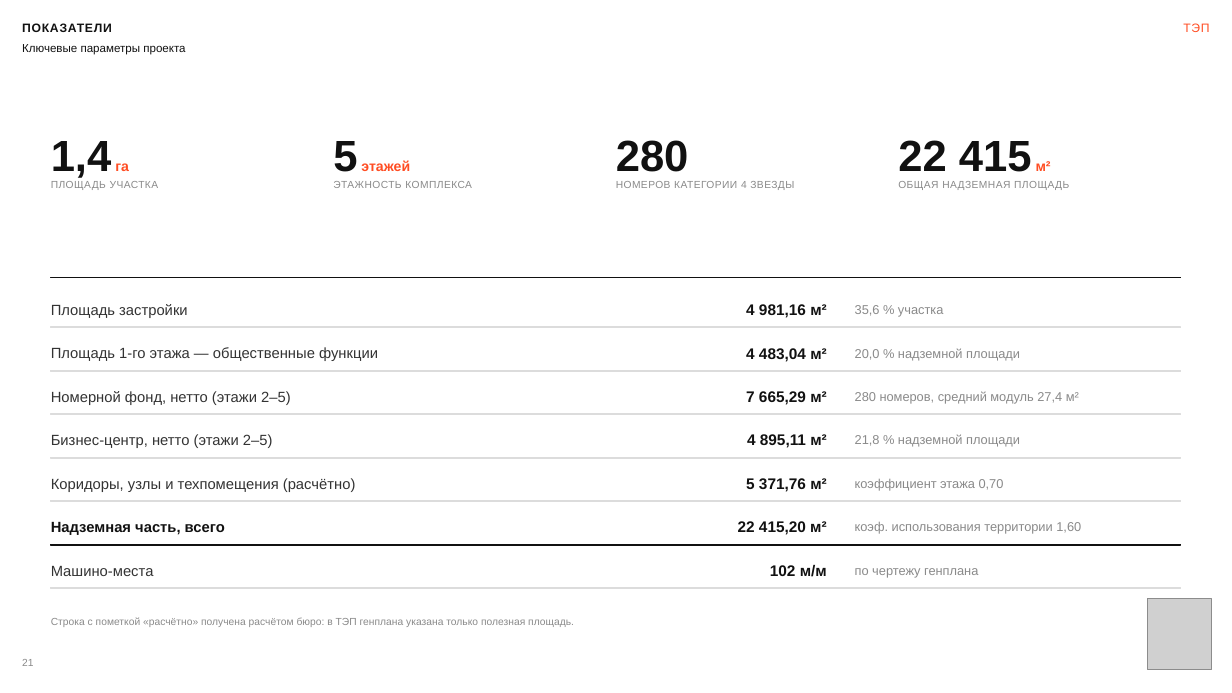
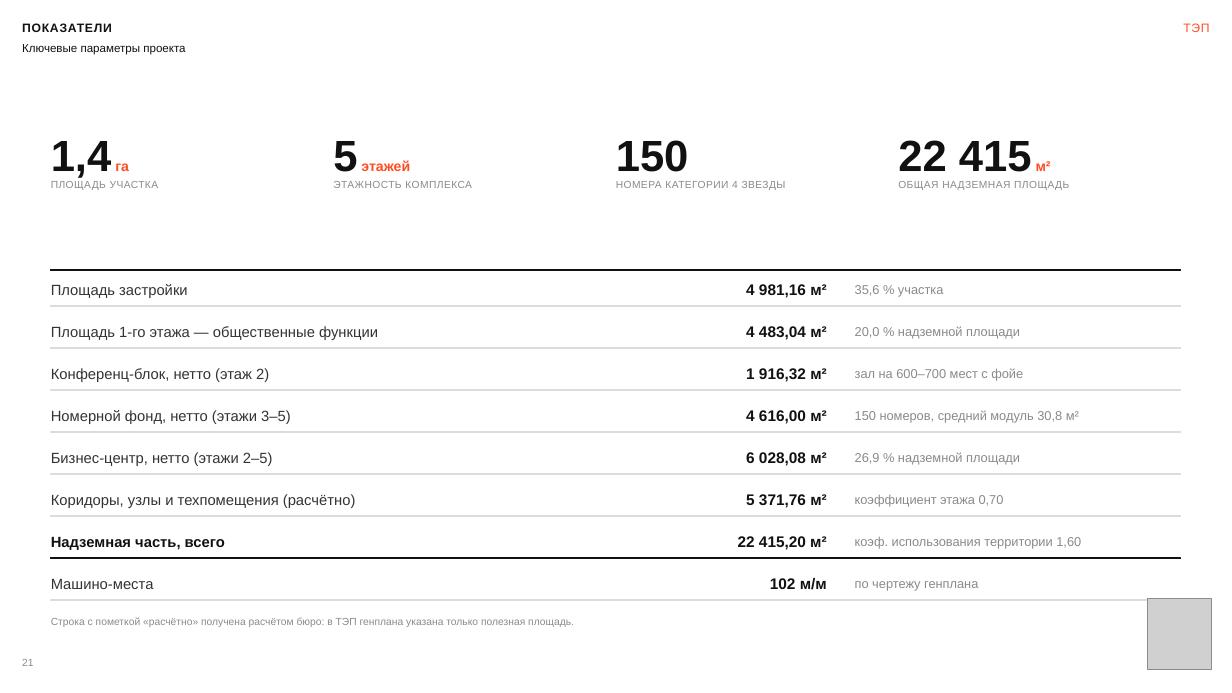
Before and after one commit to kzmeir/most, a slide deck: slide 21 of presentations/aurora-hotel/MOST_Bukhtarminskaya.pptx. Drawn at 1232x693 pixels with LibreOffice and Linux fonts; fonts in the diff are those of the drawing; grey boxes stand for pictures. Boxes give left, top, right and bottom in pixels: in the first picture for what was removed or moved away, otherwise in the second. Text is boxed around its words. In the diff, an @@ line names an element or a change of style, - is before the commit and + after.

```diff
--- a/presentations/aurora-hotel/MOST_Bukhtarminskaya.pptx
+++ b/presentations/aurora-hotel/MOST_Bukhtarminskaya.pptx
@@ text at (616, 140, 689, 172): text changed @@
-280
+150
@@ text at (616, 181, 786, 190): text changed @@
-НОМЕРОВ КАТЕГОРИИ 4 ЗВЕЗДЫ
+НОМЕРА КАТЕГОРИИ 4 ЗВЕЗДЫ
@@ rectangle: place and size @@
-rectangle at (51, 277, 1181, 278)
+rectangle at (51, 270, 1181, 271)
@@ 6 texts, 1 rectangle: place and size @@
-6 texts, 1 rectangle at (51, 304, 1181, 362)
+6 texts, 1 rectangle at (51, 284, 1181, 340)
@@ text at (51, 368, 269, 382): text changed @@
-Номерной фонд, нетто (этажи 2–5)
+Конференц-блок, нетто (этаж 2)
@@ text at (746, 368, 826, 382): text changed @@
-7 665,29 м²
+1 916,32 м²
@@ text at (855, 368, 1023, 381): text changed @@
-280 номеров, средний модуль 27,4 м²
+зал на 600–700 мест с фойе
@@ text added at (51, 410, 291, 424), 11.5 pt, text #333333 @@
+Номерной фонд, нетто (этажи 3–5)
@@ text at (746, 410, 826, 424): text changed @@
-4 895,11 м²
+4 616,00 м²
@@ text at (855, 410, 1079, 423): text changed @@
-21,8 % надземной площади
+150 номеров, средний модуль 30,8 м²
@@ text "Бизнес-центр, нетто (этажи 2–5)": place and size @@
-text "Бизнес-центр, нетто (этажи 2–5)" at (51, 434, 273, 448)
+text "Бизнес-центр, нетто (этажи 2–5)" at (51, 452, 273, 466)
@@ 4 rectangles: place and size @@
-4 rectangles at (51, 371, 1181, 502)
+4 rectangles at (51, 348, 1181, 475)
@@ text added at (746, 452, 826, 466), 12 pt, text #111111, bold @@
+6 028,08 м²
@@ text added at (855, 452, 1020, 465), 10 pt, text #8A8A8A @@
+26,9 % надземной площади
@@ 9 texts: place and size @@
-9 texts at (51, 478, 1081, 578)
+9 texts at (51, 494, 1081, 591)
@@ rectangle: place and size @@
-rectangle at (51, 544, 1181, 545)
+rectangle at (51, 516, 1181, 517)
@@ rectangle at (51, 516, 1181, 517): fill #111111 to #DCDCDC; outline #111111 1 pt to #DCDCDC 1 pt @@
@@ rectangle: place and size @@
-rectangle at (51, 588, 1181, 589)
+rectangle at (51, 558, 1181, 559)
@@ rectangle at (51, 558, 1181, 559): fill #DCDCDC to #111111; outline #DCDCDC 1 pt to #111111 1 pt @@
@@ rectangle added at (51, 601, 1181, 602), fill #DCDCDC, outline #DCDCDC 1 pt @@
```
Also in this commit, not shown: 1 other slide changed, 2 slides added, 6 other files.
